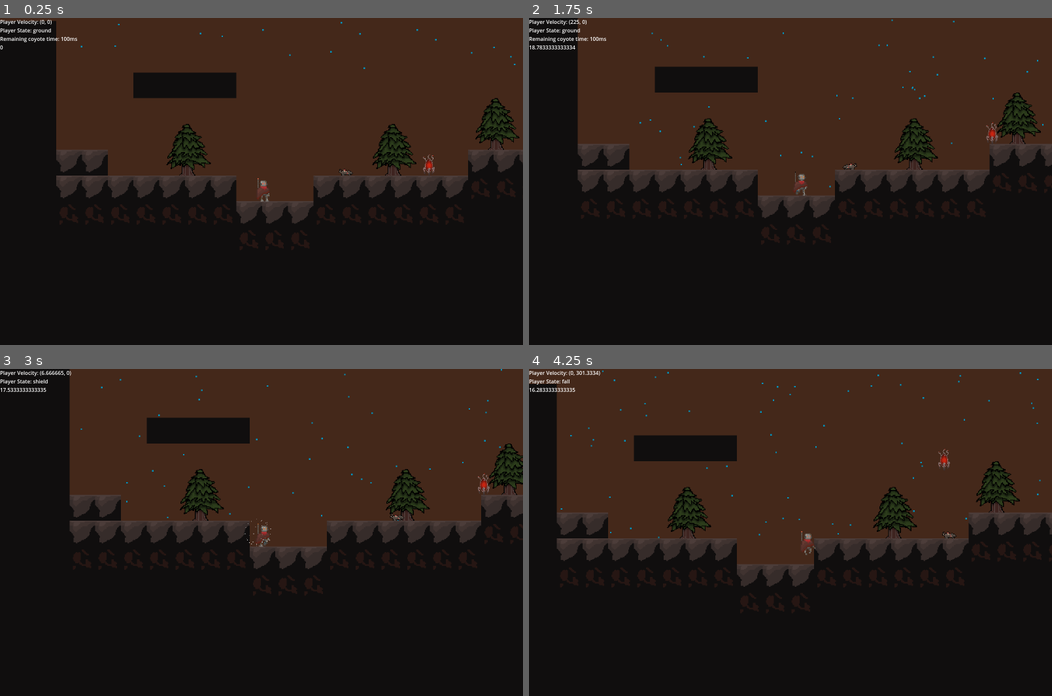
Above: before the commit, frames 1-4 (two rows, left to right).
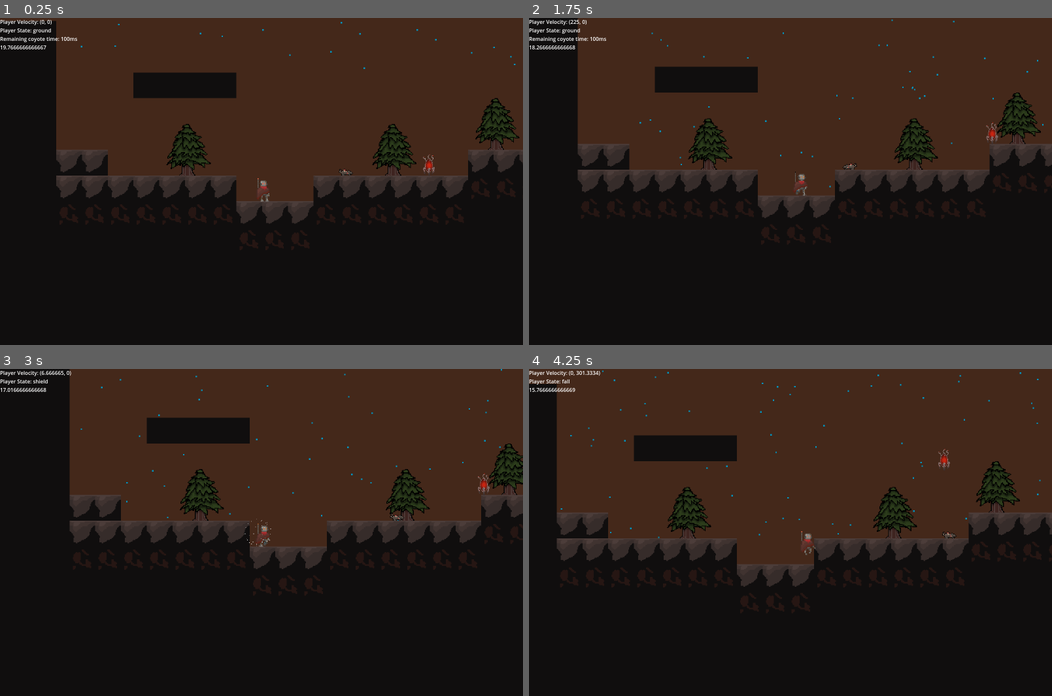
Above: after the commit, the same moments.

Repository: Rowan-Nag/Metroidvania
Game: Godot game, scene res://node_2d.tscn
Two runs of this game, one before a commit and one after it. Both use one fixed random seed, a clock stepped at 60 frames per second and the inputs below.
Inputs (mouse positions are in pixels of both pictures, inside the frame that each line leads up to):
- Up to frame 1 (0.25 s): no input
- Up to frame 2 (1.75 s): move the mouse to (905, 165) at 0.52 s; hold D (Right) from 0.53 s (still down); click (905, 165) at 0.6 s; tap Space (Jump) at 0.77, 1.52 s; move the mouse to (685, 197) at 1.27 s; tap Shift (Dash) at 1.35 s
- Up to frame 3 (3 s): move the mouse to (313, 460) at 2.02 s; release D (Right) at 2.03 s; hold A (Left) 2.03-2.78 s; right-click (313, 460) at 2.1 s; move the mouse to (235, 597) at 2.77 s; hold D (Right) from 2.78 s (still down); tap Q (Shield) at 2.85 s
- Up to frame 4 (4.25 s): keep holding D (Right); tap Space (Jump) at 3.02, 3.77 s; move the mouse to (947, 581) at 3.52 s; click (947, 581) at 3.6 s

The runs differ from the first frame. In frame 1, less than 0.1% of the frame differs, in the area x 0-9%, y 8-10%; in frame 2, less than 0.1%; in frame 3, less than 0.1%; in frame 4, less than 0.1%.

Commit message:
value tweaks

Diff:
--- a/lightningRodController.gd
+++ b/lightningRodController.gd
@@ -10,10 +10,10 @@
 @onready var fastSparks : CPUParticles2D = $fastLightningParticles
 
 ## Time between lightning strikes
-@export var lightningInterval : float = 20
+@export var lightningInterval : float = 6
 
 ## Time between lock-on and lightning strike
-@export var lockOnDelay : float = 0.5
+@export var lockOnDelay : float = 0.1
 
 var lockedOn = false
 
@@ -24,9 +24,15 @@
 # Locks position x seconds before firing
 # Creates lightning_strike and hits player (or whatever position)
 
+func _ready():
+	lightningTimer.start(lightningInterval)
+	lockedOn = false
+	lightning.visible = false
+	lightningCollider.monitoring = false
 
 # Called every frame. 'delta' is the elapsed time since the previous frame.
 func _physics_process(delta):
+	#lightning.visible = false
 	ceilingChecker.position = Global.player.position # move it to the player
 	ceilingChecker.position.y -= 300 # move it above player
 
@@ -41,7 +47,7 @@
 
 
 	if (lightningTimer.time_left < lockOnDelay):
-
+		#print(lightningTimer.time_left)
 		slowSparks.emitting = false; # Stop all sparks and start a strike.
 		mediumSparks.emitting = false;
 		fastSparks.emitting = false;
@@ -76,29 +82,11 @@
 		fastSparks.emitting = false;
 
 
-#func charge_lightning_strike(interval : float, warnings : int):
-	#var sparks = warnings
-	#while(sparks >= 1):
-		#var lp = lightningParticles.instantiate()
-		#lp.position = Global.player.position
-		#lp.emitting = true
-		#add_child(lp)
-		#await get_tree().create_timer(interval).timeout
-		##print("warning")
-		#sparks -=1
-	#lightning_strike(Global.player.position)
-	#lightningTimer.start(lightningInterval)
-	#
-#func get_player_cover():
-	#
-	#ceilingChecker.force_raycast_update()
-	#return ceilingChecker.get_collision_point()
-
 func lightning_strike(position, delay):
 	await get_tree().create_timer(delay).timeout # This basically acts as a lock-on delay
 
 	lightningTimer.start(lightningInterval) # Restart lightning timer
-	lightningCollider.monitoring = false # Enable hitbox
+	lightningCollider.monitoring = true  # Enable hitbox
 
 	lightning.position = position # Move lightning to player, make it visible, and play it's animation.
 	lightning.visible = true
@@ -106,12 +94,17 @@
 
 	await lightning.animation_finished # When it's done, we hide it again and reset states & hide lightning.
 
-	lightningCollider.monitoring = true
+	lightningCollider.monitoring = false
 	lightning.visible = false
 	lockedOn = false
-
-
-
+#
+#
+#
 func _on_collider_body_entered(body): # Signal - connected by Area2D Node
-	if(body.has_meta("take_damage")):
-		body.take_damage(10, body.position-lightning.position)
+	print("Enter")
+	if(body is Player):
+		#print("Ow!")
+		body.take_damage(10, (body.position-lightning.position).normalized())
+	if(body is Enemy):
+		print("Ouch")
+		body.take_damage(10, body.position.x-lightning.position.x)
--- a/lightning_rod.tscn
+++ b/lightning_rod.tscn
@@ -82,23 +82,24 @@
 }]
 
 [sub_resource type="RectangleShape2D" id="RectangleShape2D_g8g31"]
-size = Vector2(38, 106)
+size = Vector2(39, 194)
 
 [node name="lightning_rod" type="Node"]
 script = ExtResource("1_j6ucy")
 
 [node name="lightningSprite" type="AnimatedSprite2D" parent="."]
-visible = false
 modulate = Color(1, 1, 1, 0.376471)
 sprite_frames = SubResource("SpriteFrames_gmdhw")
 frame_progress = 0.204972
 offset = Vector2(-3.36, 2.08165e-12)
 
 [node name="Area2D" type="Area2D" parent="lightningSprite"]
+collision_layer = 0
+collision_mask = 10
 monitorable = false
 
 [node name="CollisionShape2D" type="CollisionShape2D" parent="lightningSprite/Area2D"]
-position = Vector2(-4, -53)
+position = Vector2(-3.5, -9)
 shape = SubResource("RectangleShape2D_g8g31")
 
 [node name="lightningTimer" type="Timer" parent="."]
